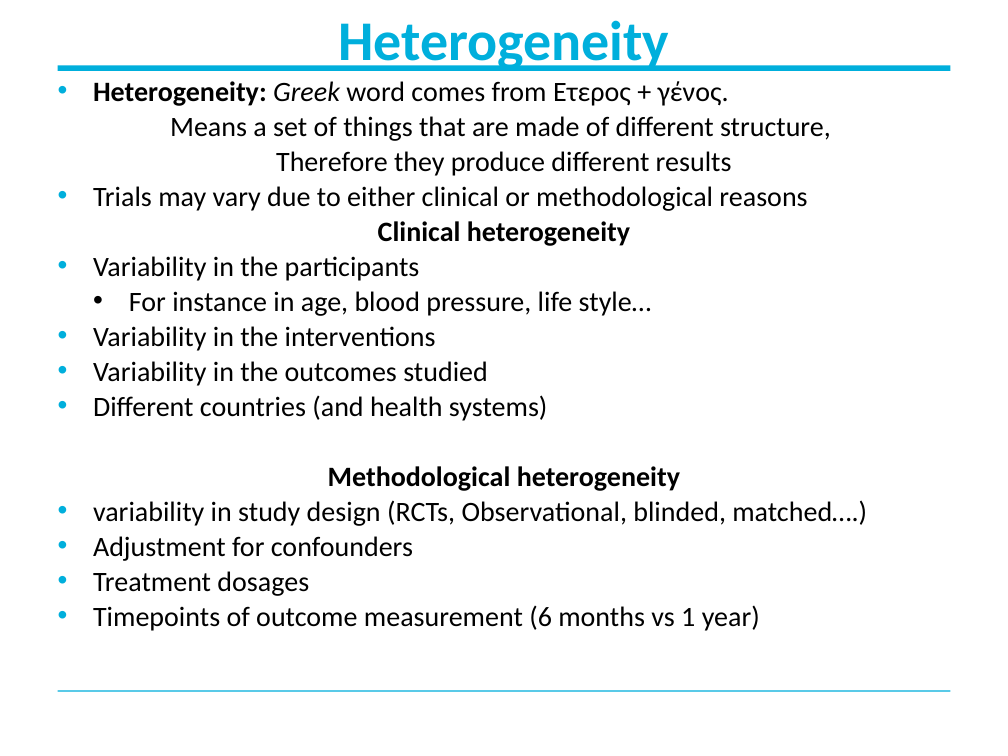
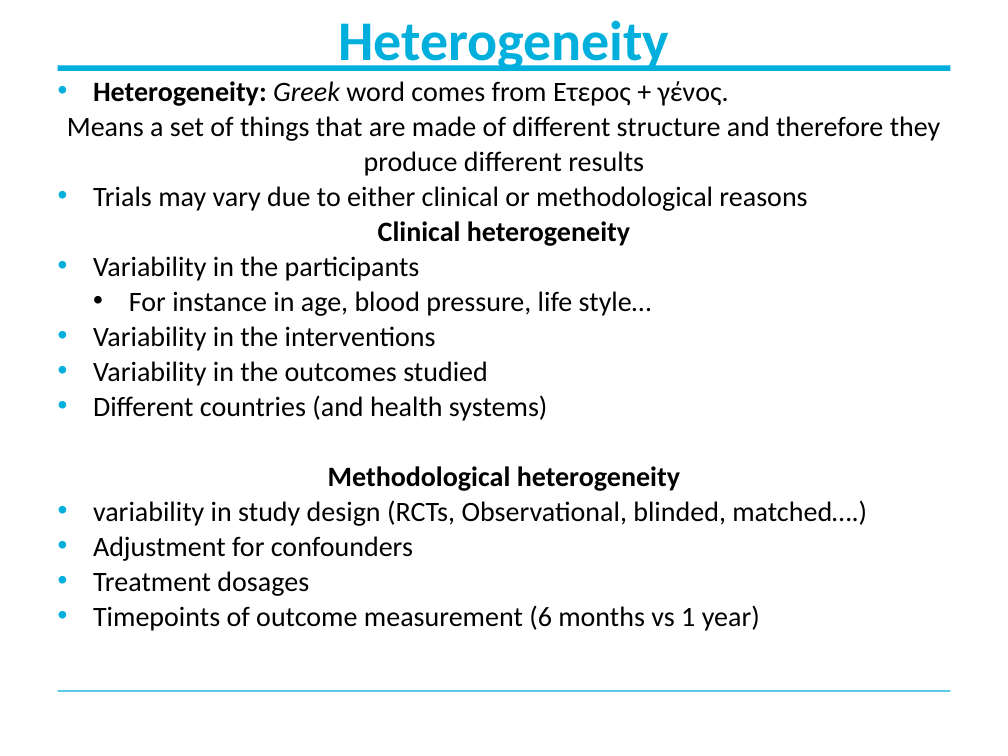
Before and after one commit to Fideborios/meta-analysis, a slide deck: slide 6 of Meta-reg_SA_Heterogeneity.pptx. Drawn at 1008x756 pixels with LibreOffice and Linux fonts; fonts in the diff are those of the drawing; background and template pictures are left out. Boxes give left, top, right and bottom in pixels: in the first picture for what was removed or moved away, otherwise in the second. Text is boxed around its words. In the diff, an @@ line names an element or a change of style, - is before the commit and + after.

```diff
--- a/Meta-reg_SA_Heterogeneity.pptx
+++ b/Meta-reg_SA_Heterogeneity.pptx
@@ text at bbox=[67, 116, 941, 176]: text changed @@
-Means a set of things that are made of different structure,
-Therefore they produce different results
+Means a set of things that are made of different structure and therefore they produce different results
```
Also in this commit, not shown: 19 other slides changed, 1 slide removed, 13 other files.
